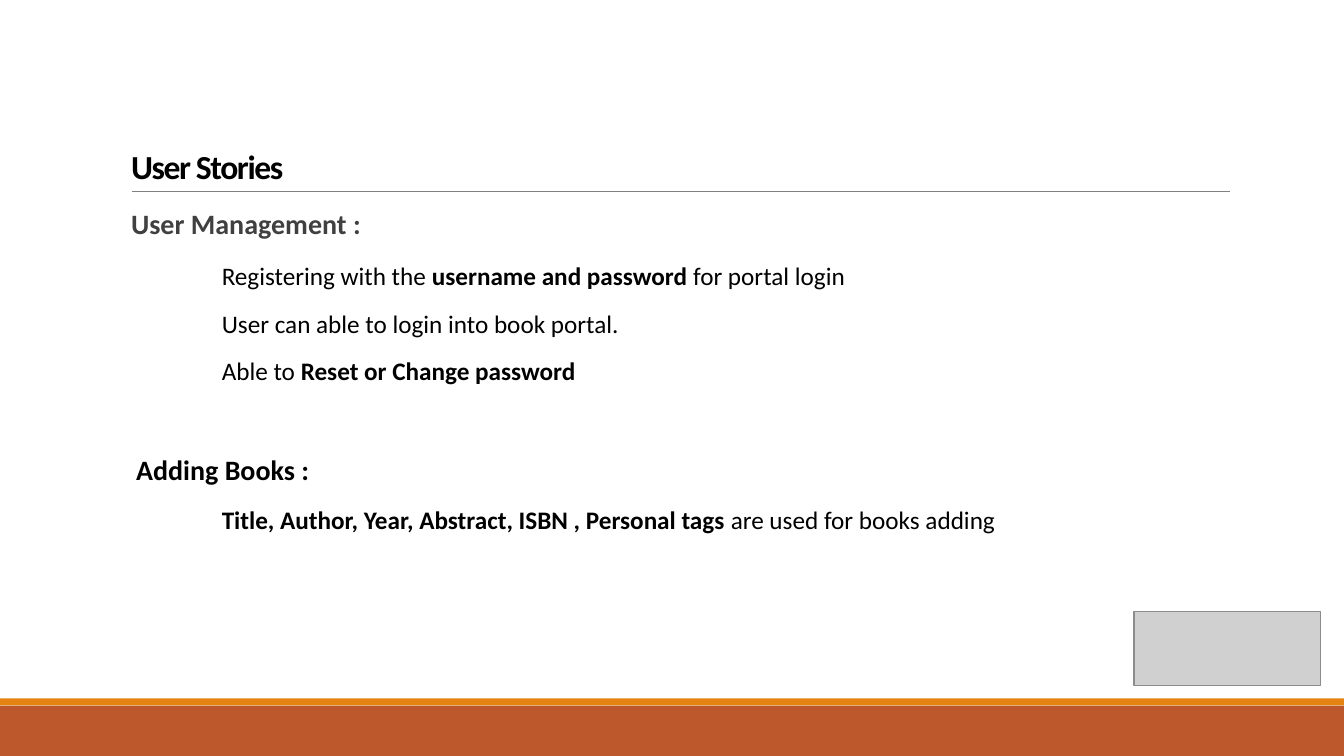
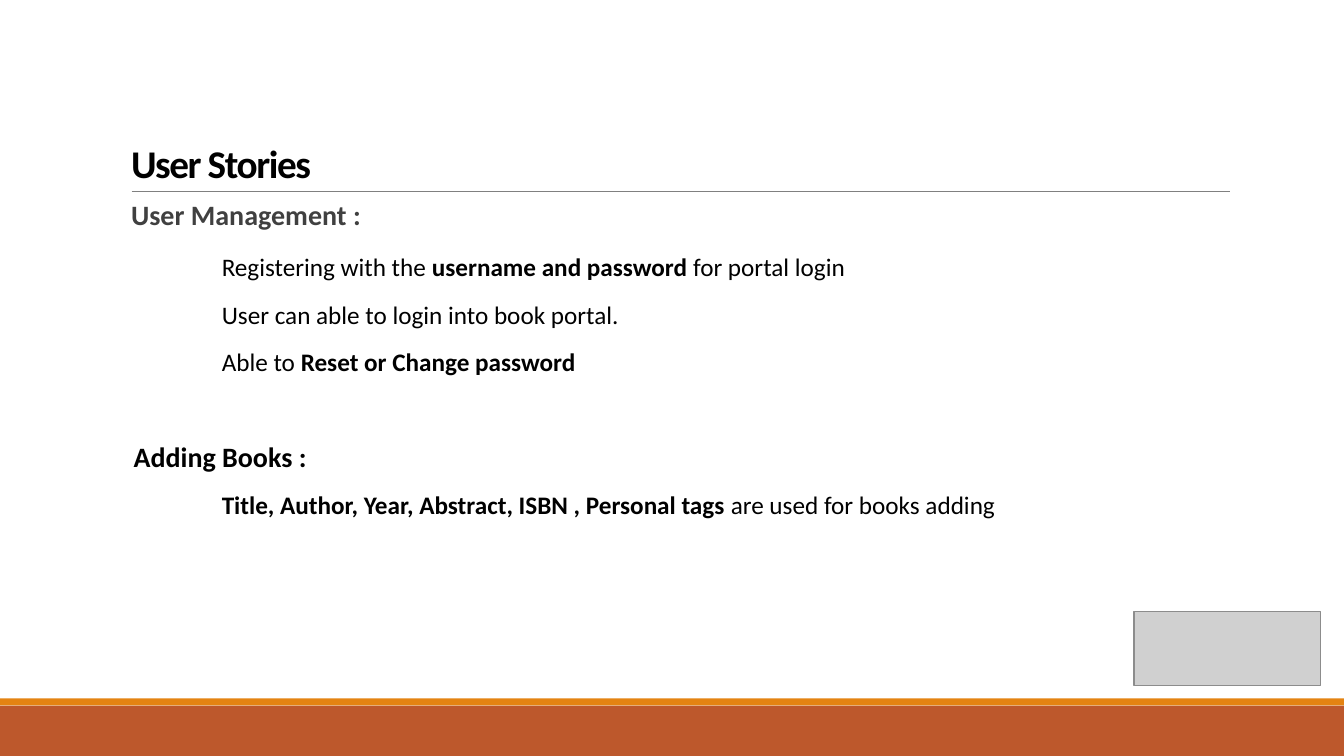
Before and after one commit to wangyang325/CS615Project, a slide deck: slide 6 of Presentation/CS615 Group Presentation.pptx (slide 5 before the commit). Drawn at 1344x756 pixels with LibreOffice and Linux fonts; fonts in the diff are those of the drawing; grey boxes stand for pictures. Boxes give left, top, right and bottom in pixels: in the first picture for what was removed or moved away, otherwise in the second. Text is boxed around its words. In the diff, an @@ line names an element or a change of style, - is before the commit and + after.

```diff
--- a/Presentation/CS615 Group Presentation.pptx
+++ b/Presentation/CS615 Group Presentation.pptx
@@ title "User Stories" at (131,150,311,179): size 24 to 28 pt @@
@@ text "User Management :" rewrapped from (131,216,994,534) to (131,207,994,519) @@
```
Also in this commit, not shown: 10 other slides changed, 3 slides added, 1 slide removed, 1 other file.
